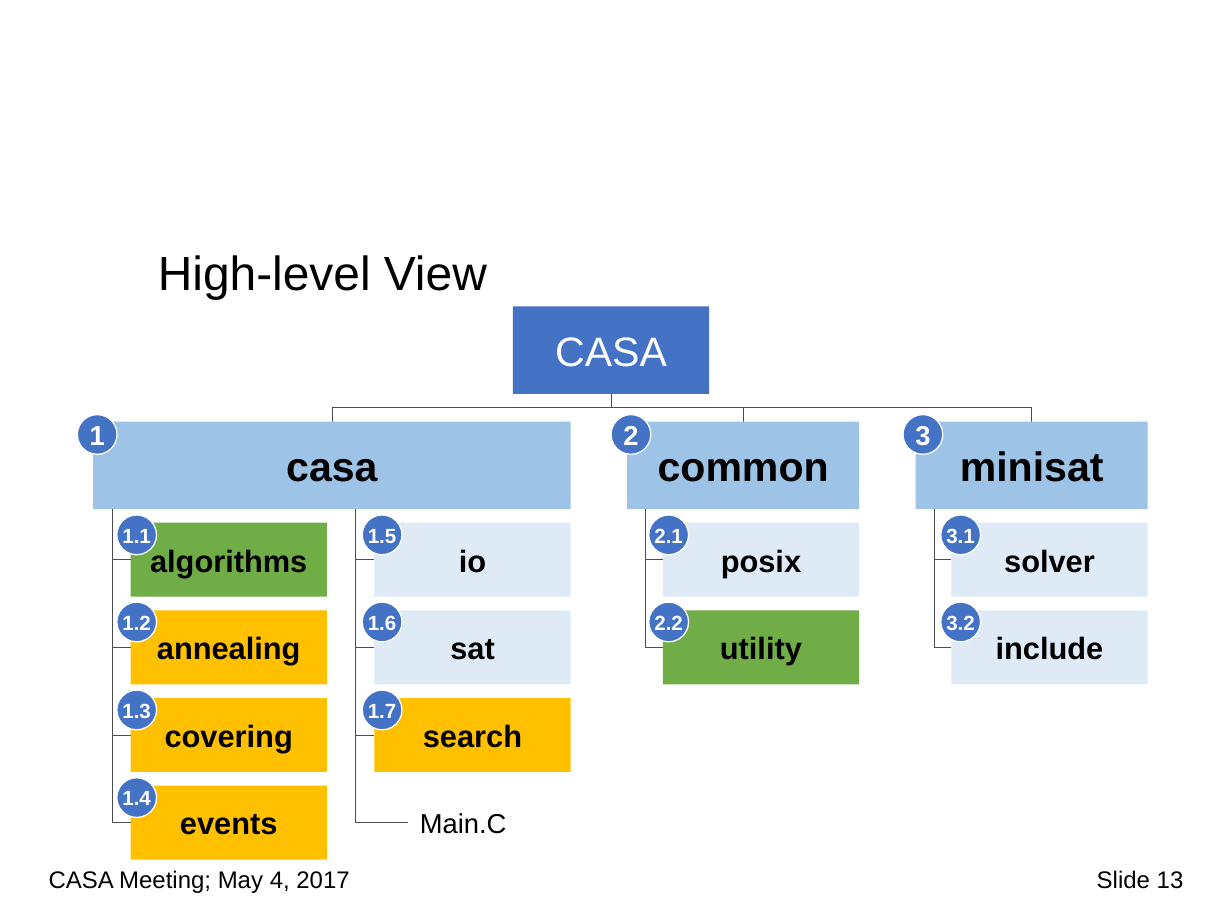
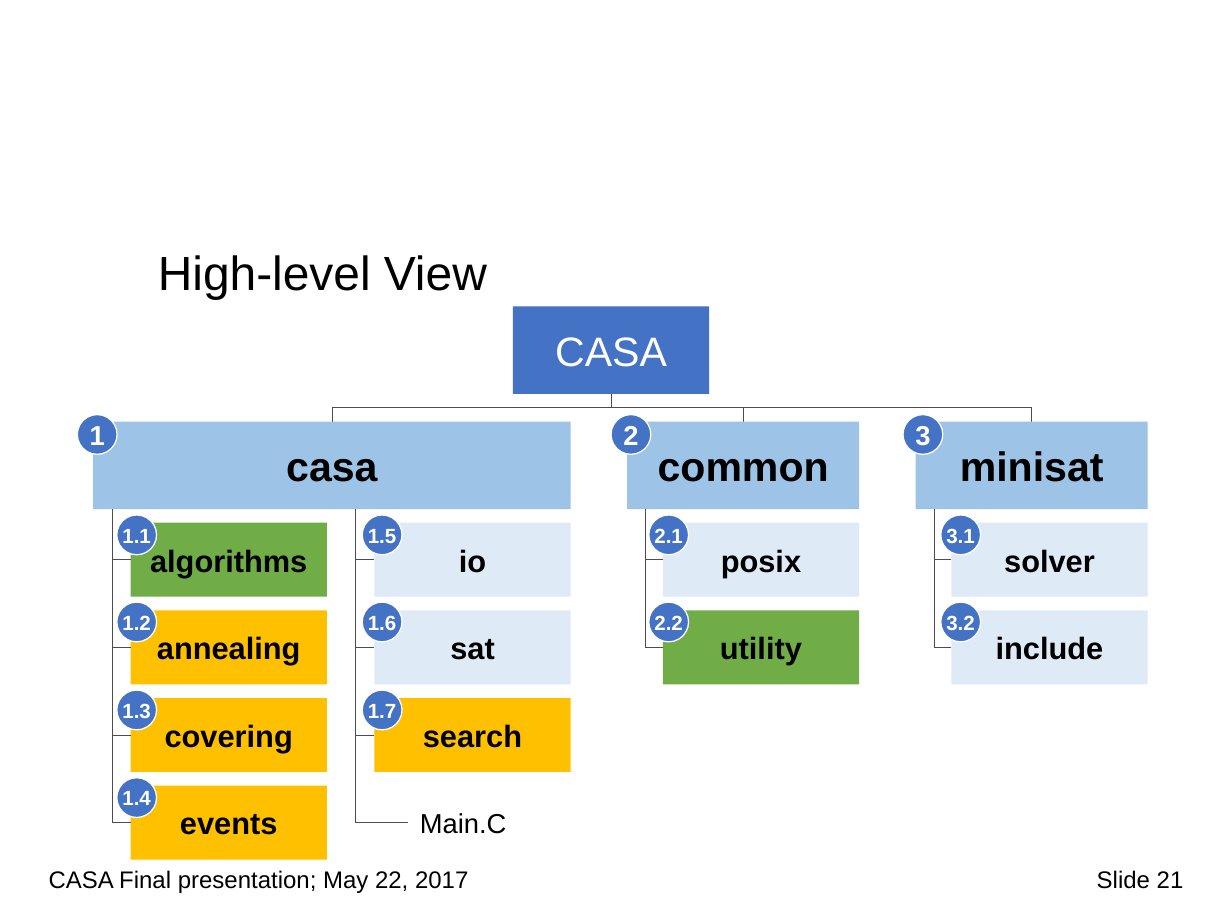
Before and after one commit to Plavit/CASA-refactor, a slide deck: slide 22 of docs/WIP/CASA_Final_v1.pptx (slide 14 before the commit). Drawn at 1232x924 pixels with LibreOffice and Linux fonts; fonts in the diff are those of the drawing; background and template pictures are left out. Boxes give left, top, right and bottom in pixels: in the first picture for what was removed or moved away, otherwise in the second. Text is boxed around its words. In the diff, an @@ line names an element or a change of style, - is before the commit and + after.

```diff
--- a/docs/WIP/CASA_Final_v1.pptx
+++ b/docs/WIP/CASA_Final_v1.pptx
@@ text at <box>49,870,468,893</box>: text changed @@
-CASA Meeting; May 4, 2017
+CASA Final presentation; May 22, 2017
@@ page number at <box>1097,870,1184,889</box>: text changed @@
-Slide 13
+Slide 21
```
Also in this commit, not shown: 11 other slides changed, 8 slides added, 1 other file.
